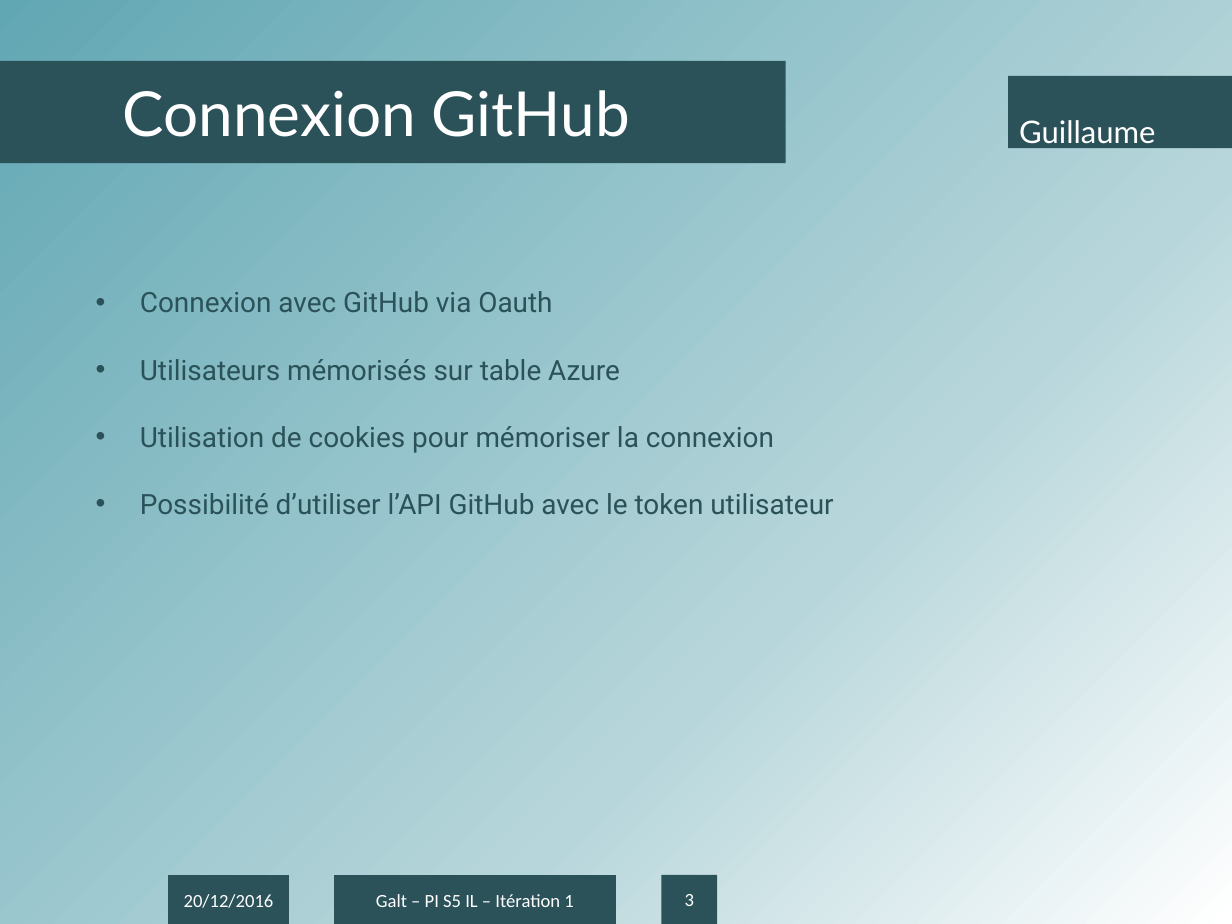
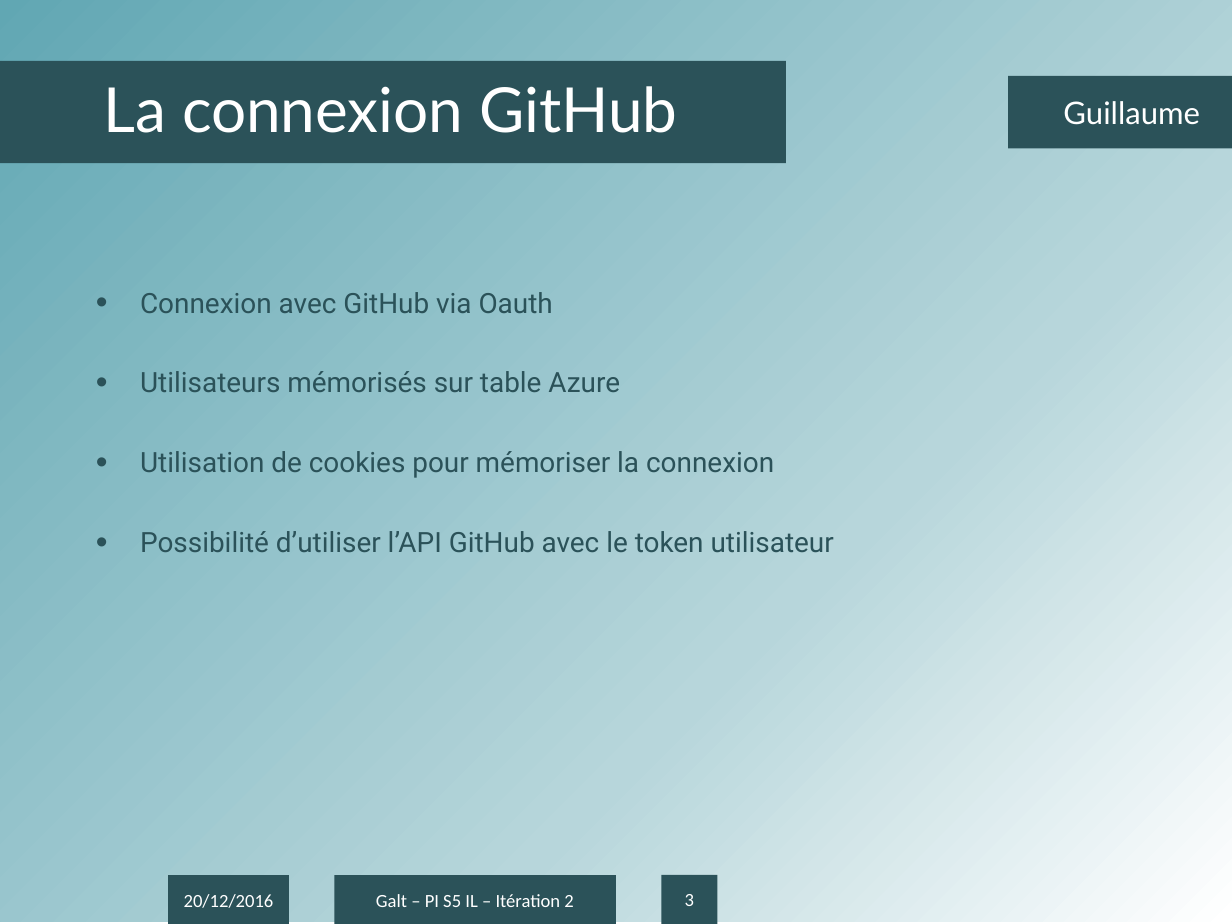
Before and after one commit to antonin-charrier/Project-Galt, a slide deck: slide 3 of Itérations/Présentation IT2.pptx. Drawn at 1232x924 pixels with LibreOffice and Linux fonts; fonts in the diff are those of the drawing; background and template pictures are left out. Boxes give left, top, right and bottom in pixels: in the first picture for what was removed or moved away, otherwise in the second. Text is boxed around its words. In the diff, an @@ line names an element or a change of style, - is before the commit and + after.

```diff
--- a/Itérations/Présentation IT2.pptx
+++ b/Itérations/Présentation IT2.pptx
@@ title "La connexion GitHub" at (x1=0, y1=61, x2=786, y2=163): rectangle to title @@
@@ title at (x1=104, y1=86, x2=677, y2=133): text changed @@
-Connexion GitHub
+La connexion GitHub
@@ text "Guillaume" at (x1=1008, y1=76, x2=1232, y2=149): more space between paragraphs; rectangle to text @@
@@ text "Connexion avec GitHub via Oauth" at (x1=140, y1=292, x2=834, y2=552): more space between paragraphs @@
@@ text in rectangle at (x1=376, y1=894, x2=573, y2=907): text changed @@
-Galt – PI S5 IL – Itération 1
+Galt – PI S5 IL – Itération 2
```
Also in this commit, not shown: 7 other slides changed.
